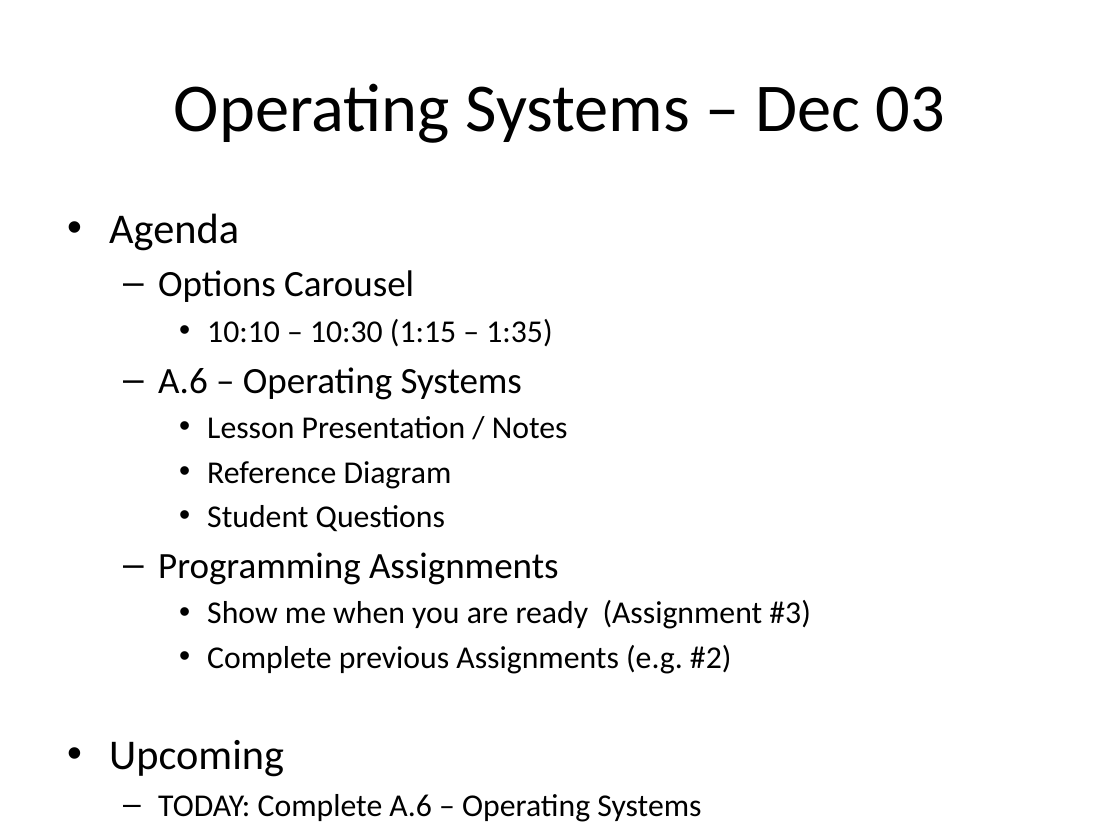
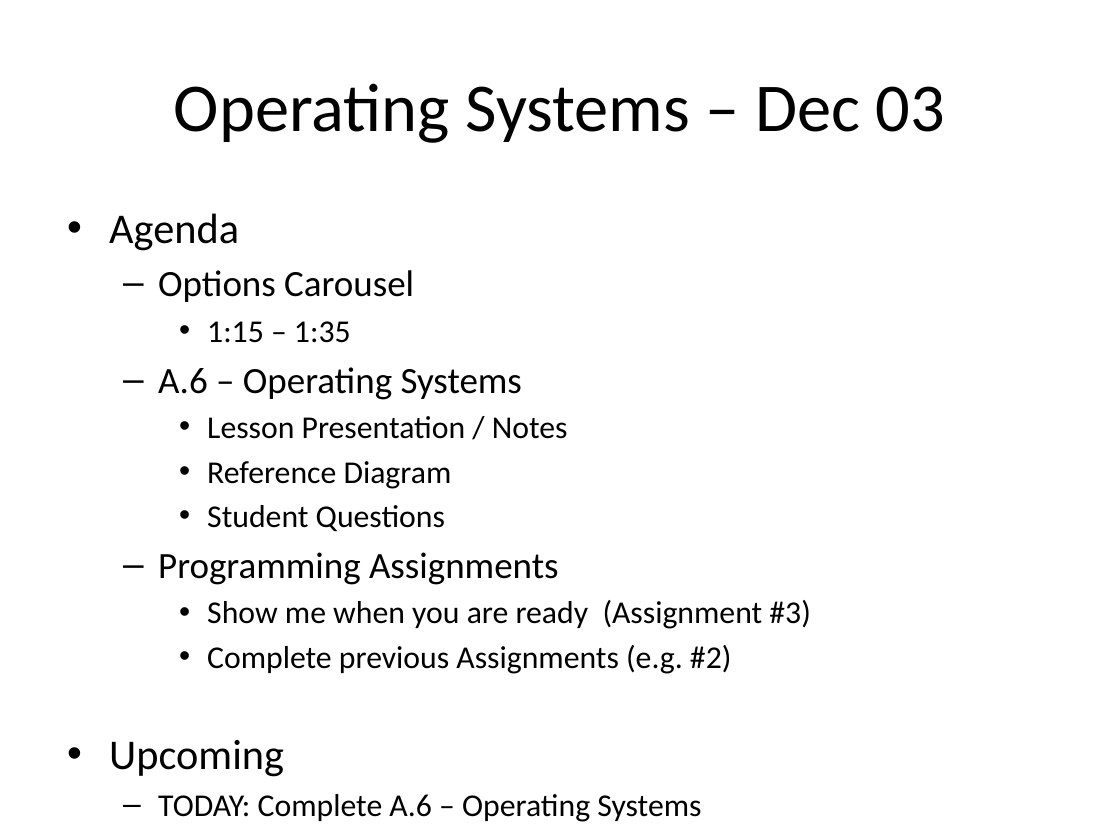
Before and after one commit to Greg5519/ICS3C0, a slide deck: slide 1 of Daily Agendas/Day14.2_OperatingSystems.pptx. Drawn at 1120x840 pixels with LibreOffice and Linux fonts; fonts in the diff are those of the drawing. Boxes give left, top, right and bottom in pixels: in the first picture for what was removed or moved away, otherwise in the second. Text is boxed around its words. In the diff, an @@ line names an element or a change of style, - is before the commit and + after.

```diff
--- a/Daily Agendas/Day14.2_OperatingSystems.pptx
+++ b/Daily Agendas/Day14.2_OperatingSystems.pptx
@@ text at [207, 321, 351, 343]: text changed @@
-    • 10:10 – 10:30 (1:15 – 1:35)
+    • 1:15 – 1:35
```
Also in this commit, not shown: 3 other files.
